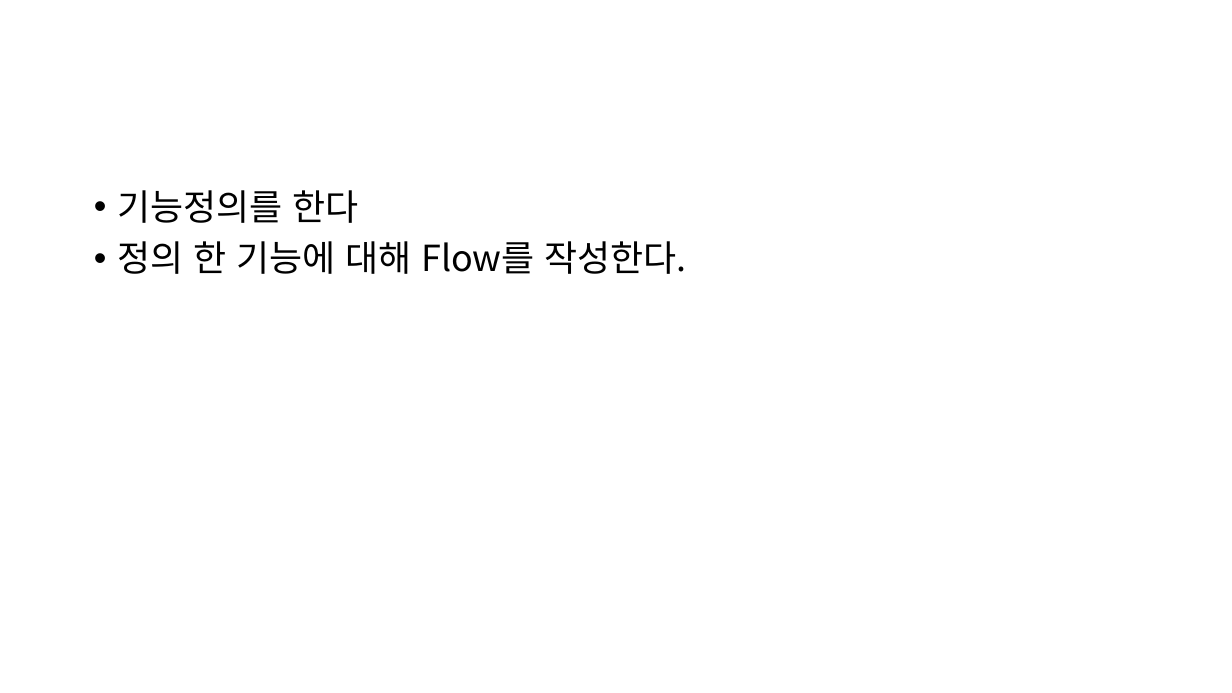
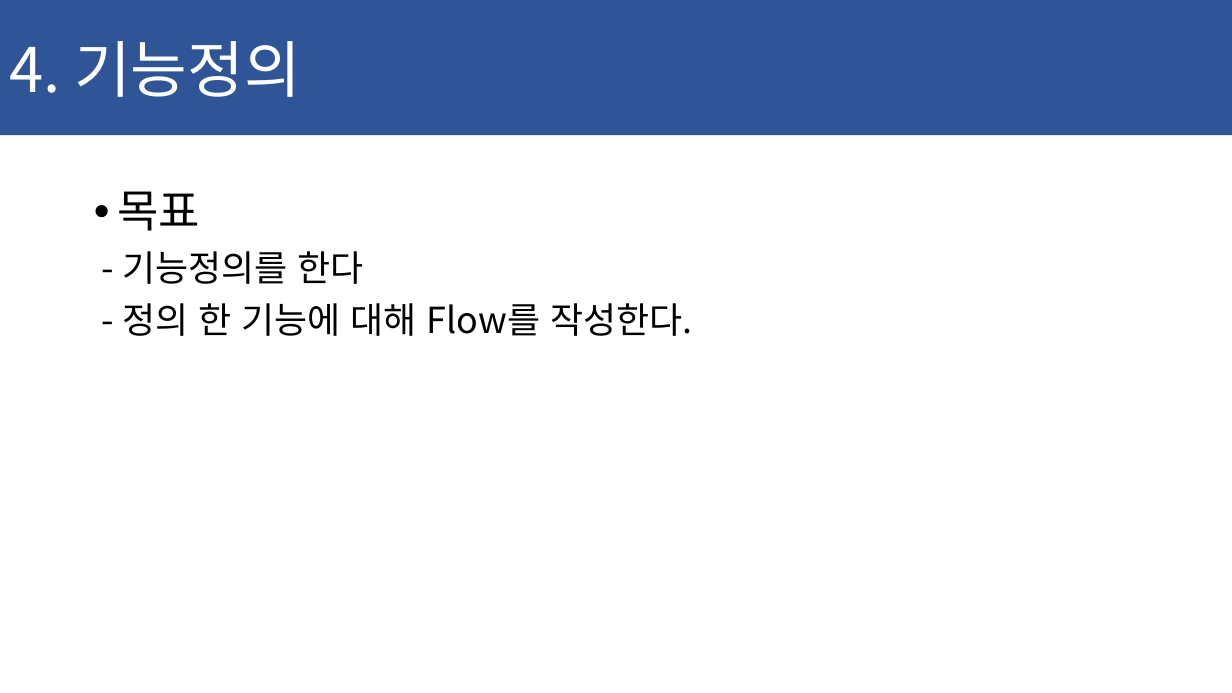
Before and after one commit to ChaeSung-Lee/DJ_InternShip, a slide deck: slide 21 of 2021_Summer/jp.hong/Project_BnD_jph.pptx. Drawn at 1232x693 pixels with LibreOffice and Linux fonts; fonts in the diff are those of the drawing. Boxes give left, top, right and bottom in pixels: in the first picture for what was removed or moved away, otherwise in the second. Text is boxed around its words. In the diff, an @@ line names an element or a change of style, - is before the commit and + after.

```diff
--- a/2021_Summer/jp.hong/Project_BnD_jph.pptx
+++ b/2021_Summer/jp.hong/Project_BnD_jph.pptx
@@ rectangle added at (0,0,1232,135), fill #2F5597, 48 pt, text #FFFFFF @@
+4. 기능정의
@@ text at (117,191,692,336): text changed @@
-• 기능정의를 한다
-• 정의 한 기능에 대해 Flow를 작성한다.
+• 목표
+- 기능정의를 한다
+- 정의 한 기능에 대해 Flow를 작성한다.
```
Also in this commit, not shown: 4 other slides changed, 1 slide added.
